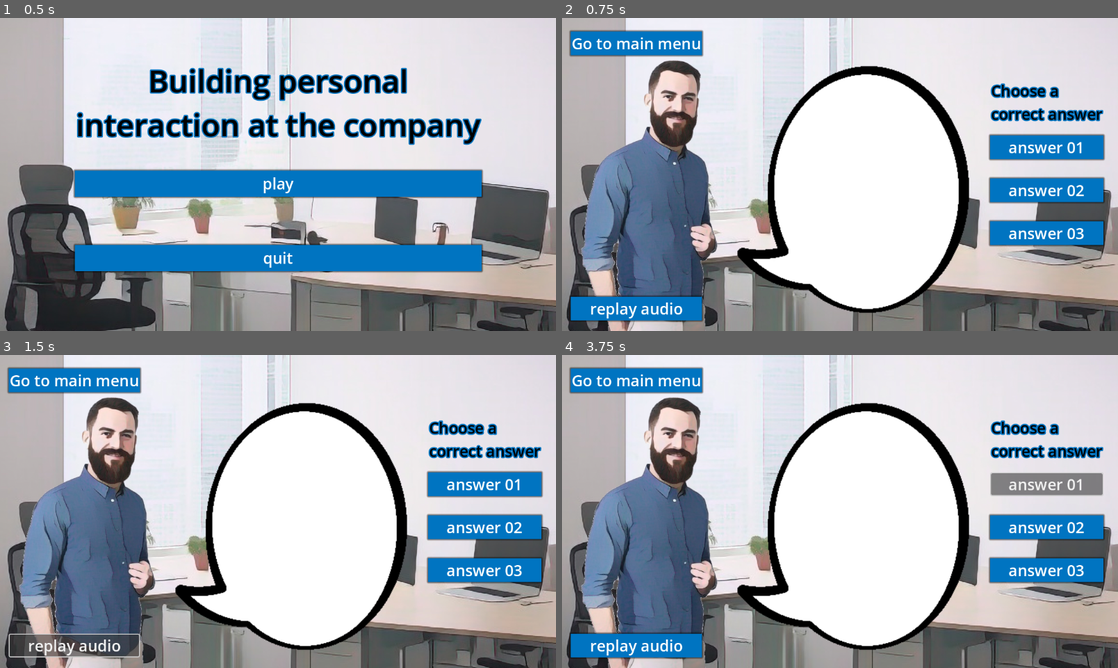
Above: before the commit, frames 1-4 (two rows, left to right).
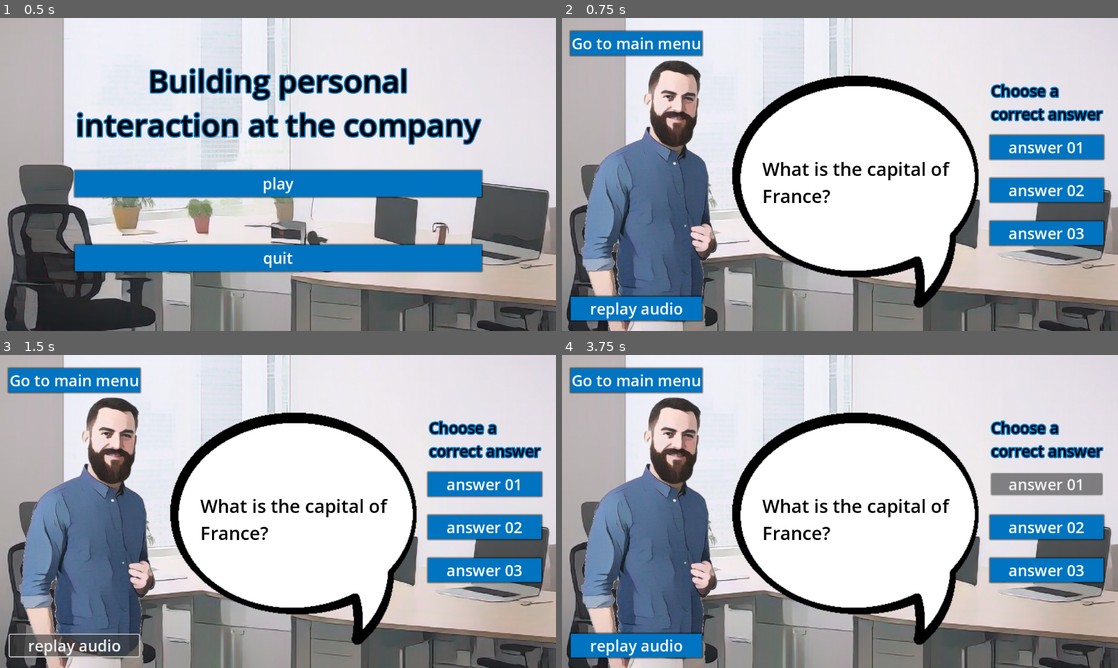
Above: after the commit, the same moments.

Repository: archibald-carrion/Conversational-english-serious-game
Game: Godot game, scene res://scenes/main_menu.tscn
The game is run twice, just before and just after one commit, with the same random seed, the same clock (stepped at 60 frames per second) and the same inputs.
Inputs:
- Up to frame 1 (0.5 s): no input
- Up to frame 2 (0.75 s): click "play" at 0.5 s
- Up to frame 3 (1.5 s): click "replay audio" at 1.25 s
- Up to frame 4 (3.75 s): click "replay audio" at 2 s; click "replay audio" at 2.75 s; click "answer 01" at 3.5 s

Frame 1 is identical in both runs. In frame 2, 10% of the frame differs, in the area x 30-75%, y 15-95%; in frame 3, 10%; in frame 4, 10%.
Error before the commit: Invalid assignment of property or key 'text' with value of type 'String' on a base object of type 'null instance'. (res://scripts/first_level.gd:55)

Commit message:
minor modification in the anchor sizes

Diff:
--- a/Conversational-english-serious-game/scenes/level_01.tscn
+++ b/Conversational-english-serious-game/scenes/level_01.tscn
@@ -51,6 +51,27 @@
 layout_mode = 2
 texture = ExtResource("4_ld7eh")
 stretch_mode = 4
+
+[node name="MarginContainer" type="MarginContainer" parent="John/HBoxContainer_John/TextureRect"]
+layout_mode = 1
+anchors_preset = 8
+anchor_left = 0.5
+anchor_top = 0.5
+anchor_right = 0.5
+anchor_bottom = 0.5
+offset_left = -108.5
+offset_top = -26.5
+offset_right = 108.5
+offset_bottom = 26.5
+grow_horizontal = 2
+grow_vertical = 2
+theme_override_constants/margin_bottom = 200
+
+[node name="Label" type="Label" parent="John/HBoxContainer_John/TextureRect/MarginContainer"]
+layout_mode = 2
+theme_override_colors/font_color = Color(0, 0, 0, 1)
+theme_override_font_sizes/font_size = 38
+text = "hello world"
 
 [node name="answers" type="CanvasLayer" parent="."]
 
Binary file changed: Conversational-english-serious-game/assets/sprites/text_bubble.png
